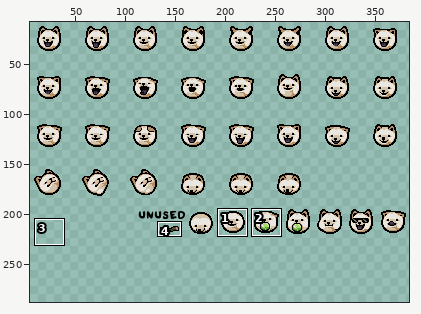
Sprite sheet: resources/gfx/familiar/familiar_olga_head.png. Above: a wide view before the commit, with the close-up outlined.
Close-up. Before:
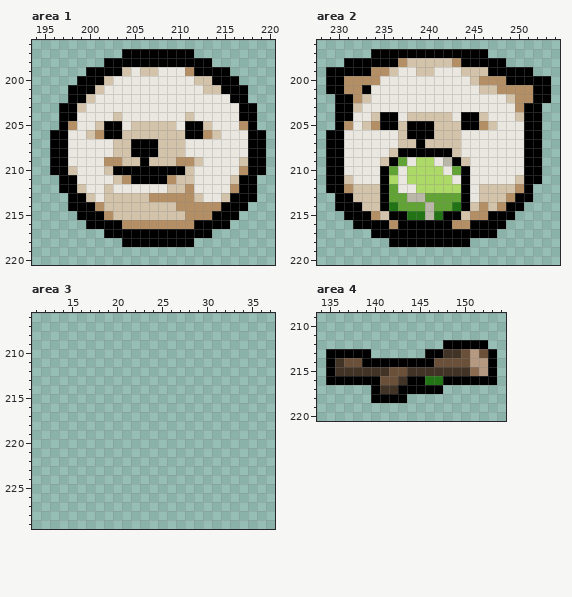
The file is 384x240 pixels. Pixels under 10% opacity are left out. Colours within 5 levels of each other are drawn and written as one. Shown: area 1: x 194..220, y 196..220; area 2: x 228..254, y 196..220; area 3: x 11..37, y 206..229; area 4: x 134..154, y 209..220. The old version is drawn lined up with the new one, on the new canvas. The wide view leaves out empty margins. The commit also changed other parts of the picture, which this record leaves out.
After:
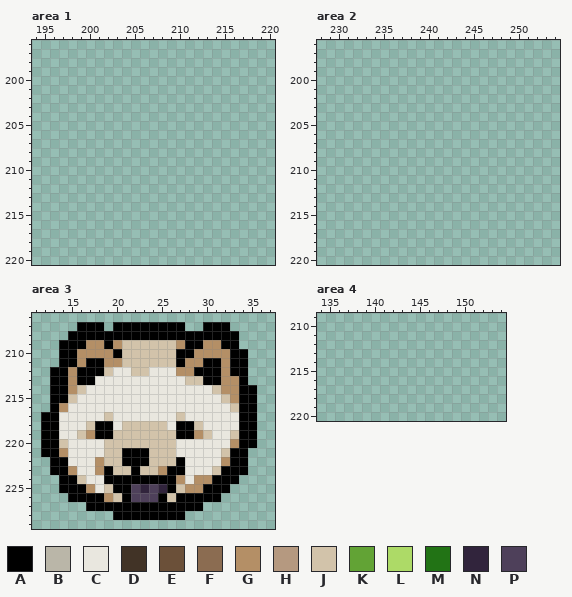
Palette (. is transparent): A #000000  B #bab6a8  C #e9e7df  D #413326  E #6b5039  F #8b6c51  G #b48f66  H #b59980  J #d2c3aa  K #62a335  L #adda67  M #227315  N #31243c  P #4e405a
What changed:
canvas 384x240 -> 384x288
Changed rows in their new state; - is an unchanged pixel.
Area 1:
first column x 196:
197 --------........--------
198 ------............------
199 ----................----
200 ---..................---
201 --....................--
202 --....................--
203 -......................-
204 -......................-
205 -......................-
206 ........................
207 ........................
208 ........................
209 ........................
210 ........................
211 -......................-
212 -......................-
213 --.....................-
214 --....................--
215 ---..................---
216 ----................----
217 ------............------
218 --------........--------
Area 2:
first column x 229:
197 -----.............-------
198 --..................-----
199 .......................--
200 .........................
201 .........................
202 -........................
203 -.......................-
204 -.......................-
205 -.......................-
206 ........................-
207 ........................-
208 ........................-
209 ........................-
210 ........................-
211 ........................-
212 .......................--
213 -......................--
214 -.....................---
215 --...................----
216 ---.................-----
217 -----..............------
218 -------.........---------
Area 3:
first column x 12:
207 ----AAA-AAAAAAAA--AAA---
208 ---AAAAAAAAAAAAAAAAAAA--
209 --AAAGGAGJJJJJJGAAGGAA--
210 --AAGGGGAJJJJJJAAGGGGAA-
211 --AAGAAGGJJJJJJAGGAAGAA-
212 -AAGAAAJCCJJCCCGGAAAGAA-
213 -AAGAACCCCCCCCCCJJAAGGA-
214 -AAGJCCCCCCCCCCCCCCJGGAA
215 -AAJCCCCCCCCCCCCCCCCJGAA
216 -AGCCCCCCCCCCCCCCCCCCJAA
217 AACCCCCJCCCCCCCJCCCCCCAA
218 AACCCJAACJJJJJCAAJCCCCAA
219 AACCJGAAJJJJJJJAAGJCCJAA
220 AAJCCCCJJJJJJJJCCCCCCGAA
221 AAGCCCCJJAAAJJJCCCCCJAA-
222 -AACCCGJJAAAJJJACCCCGAA-
223 -AAGCCGAJJAJJGAACCCJAAA-
224 --AAJCCAAAAAAAAGCGGAAA--
225 --AAAGCJAAPNPNAJGGAAA---
226 ---AAAAGJAPPPAJAAAAA----
227 -----AAAAAAAAAAAAA------
228 --------AAAAAAAA--------
Area 4:
first column x 135:
212 -------------.....-
213 .....------........
214 ...................
215 ...................
216 ...................
217 -----........------
218 -----....----------
